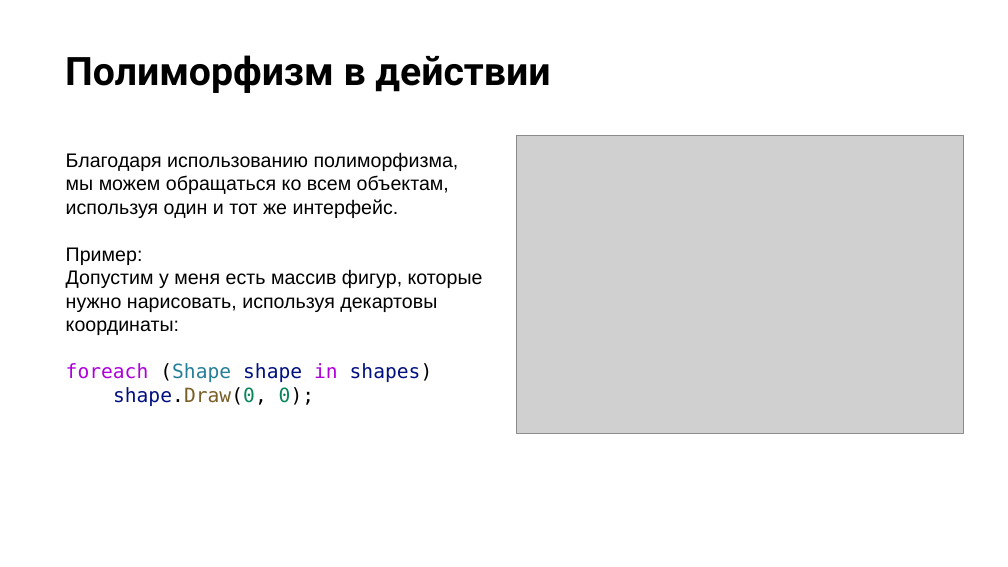
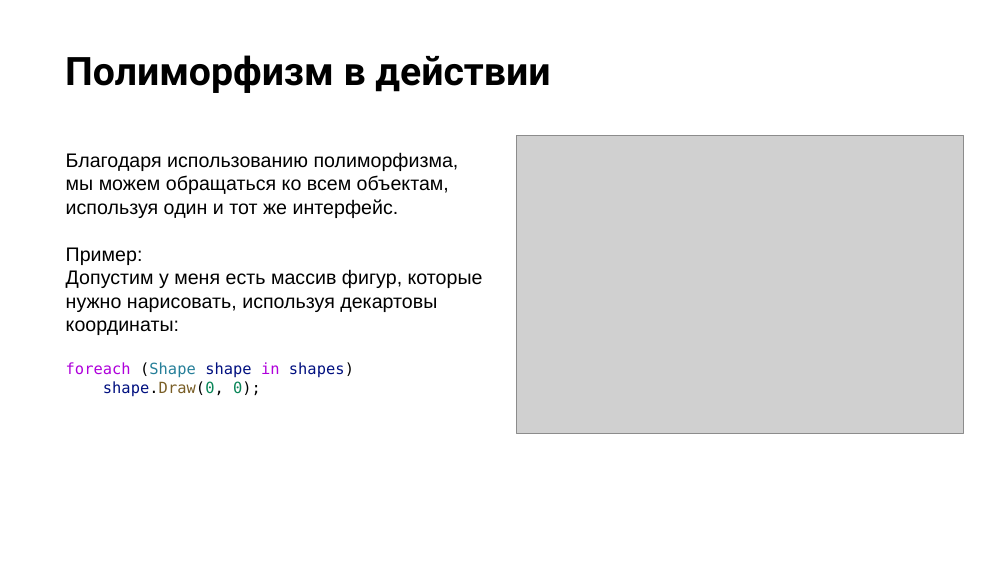
Before and after one commit to NilovPavel/OOP, a slide deck: slide 24 of ООПp.2.pptx. Drawn at 1008x567 pixels with LibreOffice and Linux fonts; fonts in the diff are those of the drawing; grey boxes stand for pictures; background and template pictures are left out. Boxes give left, top, right and bottom in pixels: in the first picture for what was removed or moved away, otherwise in the second. Text is boxed around its words. In the diff, an @@ line names an element or a change of style, - is before the commit and + after.

```diff
--- a/ООПp.2.pptx
+++ b/ООПp.2.pptx
@@ text at (x1=66, y1=362, x2=354, y2=397): size 14 to 11 pt in "foreach (Shape shape in shapes)", "shape.Draw(0, 0);" @@
```
Also in this commit, not shown: 8 other slides changed, 15 other files.
